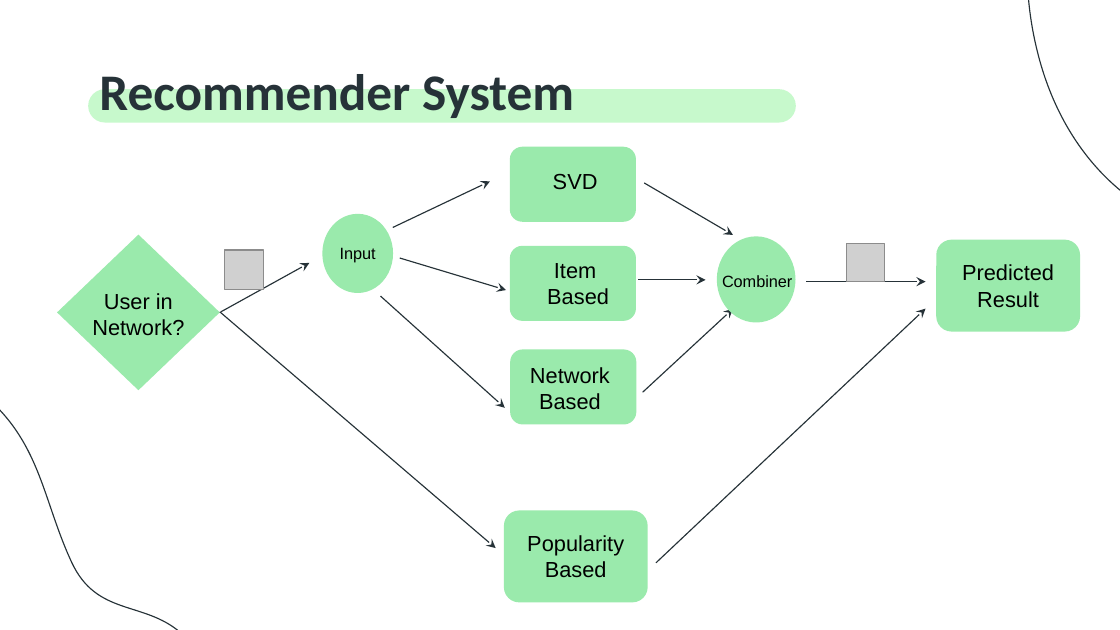
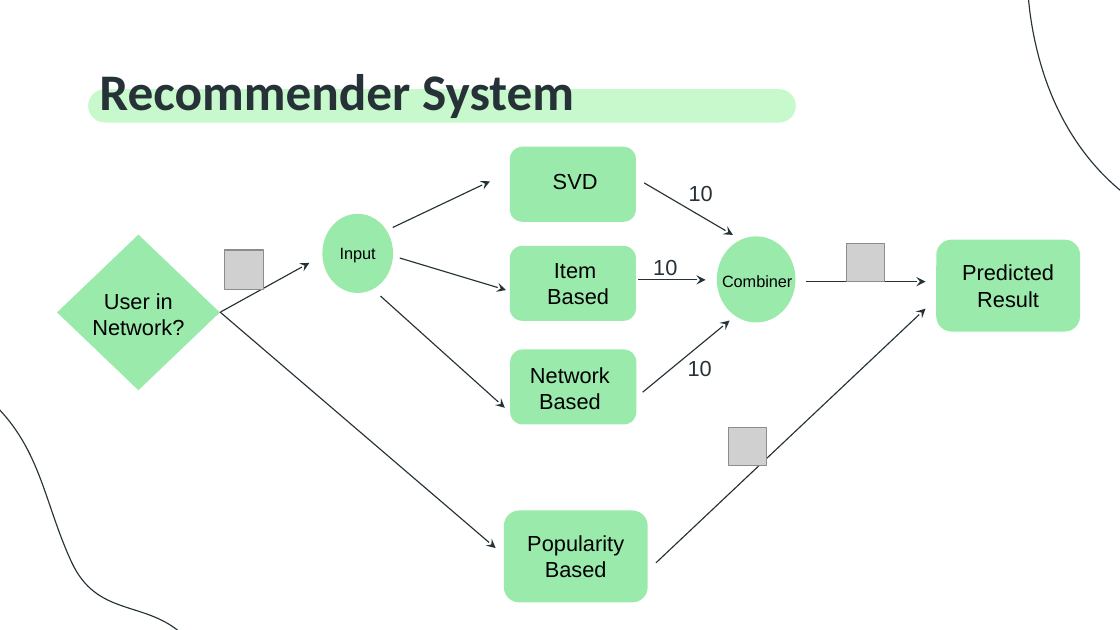
Before and after one commit to SimingSiming/Restaurant-Recommender-System, a slide deck: slide 14 of Presentation/Data Mining Project.pptx. Drawn at 1120x630 pixels with LibreOffice and Linux fonts; fonts in the diff are those of the drawing; grey boxes stand for pictures. Boxes give left, top, right and bottom in pixels: in the first picture for what was removed or moved away, otherwise in the second. Text is boxed around its words. In the diff, an @@ line names an element or a change of style, - is before the commit and + after.

```diff
--- a/Presentation/Data Mining Project.pptx
+++ b/Presentation/Data Mining Project.pptx
@@ text added at <box>689,186,713,202</box>, 14 pt, text #263238 @@
+10
@@ text added at <box>653,260,677,280</box>, 14 pt, text #263238 @@
+10
@@ arrow moved from (643, 392) - (732, 309) to (643, 392) - (729, 320) @@
@@ text added at <box>688,361,712,377</box>, 14 pt, text #263238 @@
+10
@@ picture added at <box>728,428,766,466</box> @@
```
Also in this commit, not shown: 1 other slide changed.
